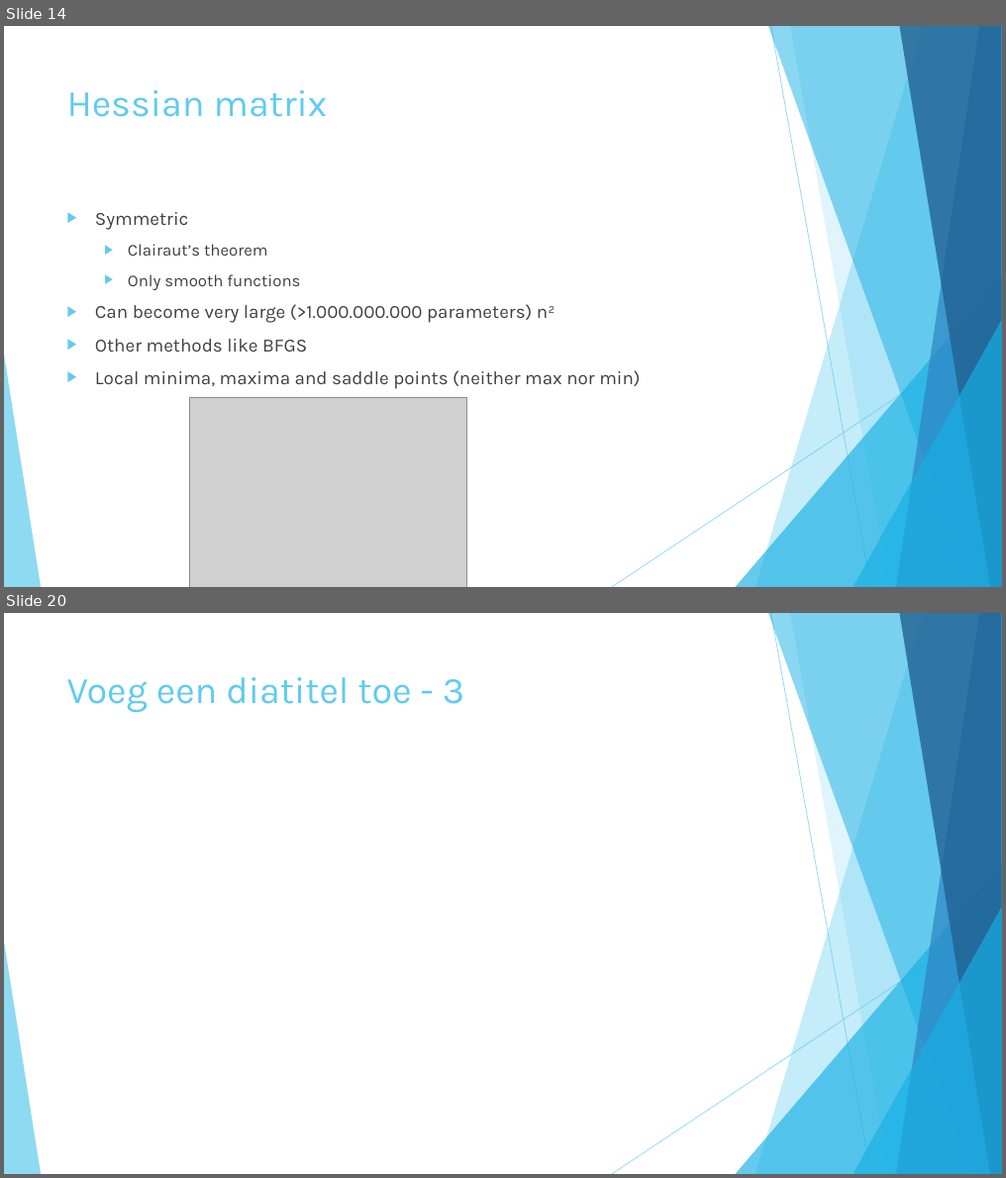
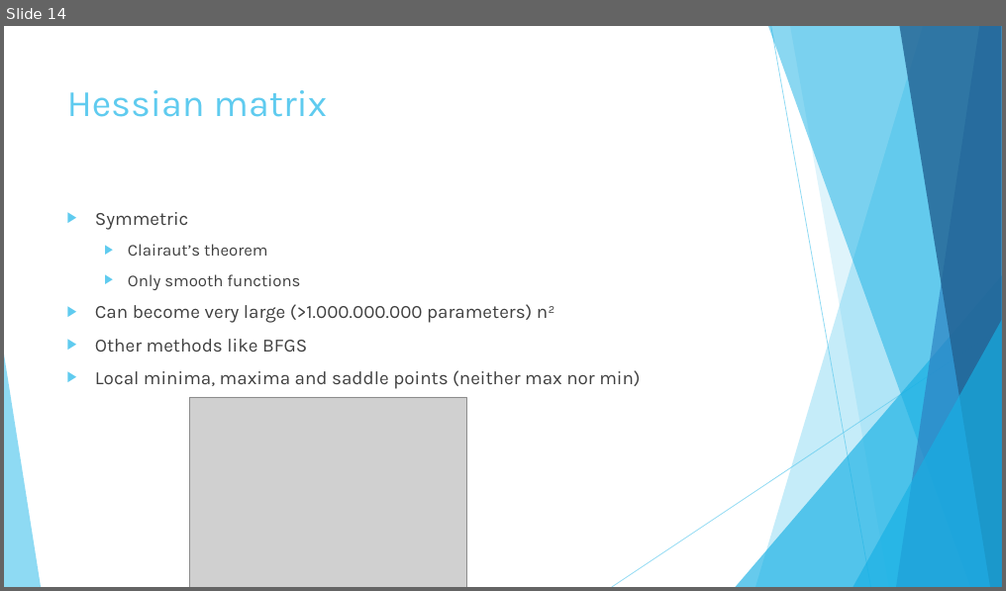
Before and after one commit to johnstegink/ReportAI2025, a slide deck: Presentatie.pptx. Shown one above the other, each under a label of ours: slides 14 and 20 before the commit, slide 14 after it; the slides between them are not shown. The pictures are 1006x1178 and 1006x591 pixels, drawn with LibreOffice and Linux fonts; fonts in the diff are those of the drawing; grey boxes stand for pictures. Boxes give left, top, right and bottom in pixels: in the first picture for what was removed or moved away, otherwise in the second. Text is boxed around its words. In the diff, an @@ line names an element or a change of style, - is before the commit and + after.

```diff
--- a/Presentatie.pptx
+++ b/Presentatie.pptx
@@ slide 20 removed at <box>4,613,1002,1174</box>, background #FFFFFF; not listed: 10 template elements that a slide beside it also shows @@
@@ title removed at <box>67,677,464,713</box> @@
-Voeg een diatitel toe - 3
```
Also in this commit, not shown: 11 slides added, 8 other slides removed, 2 other files.
